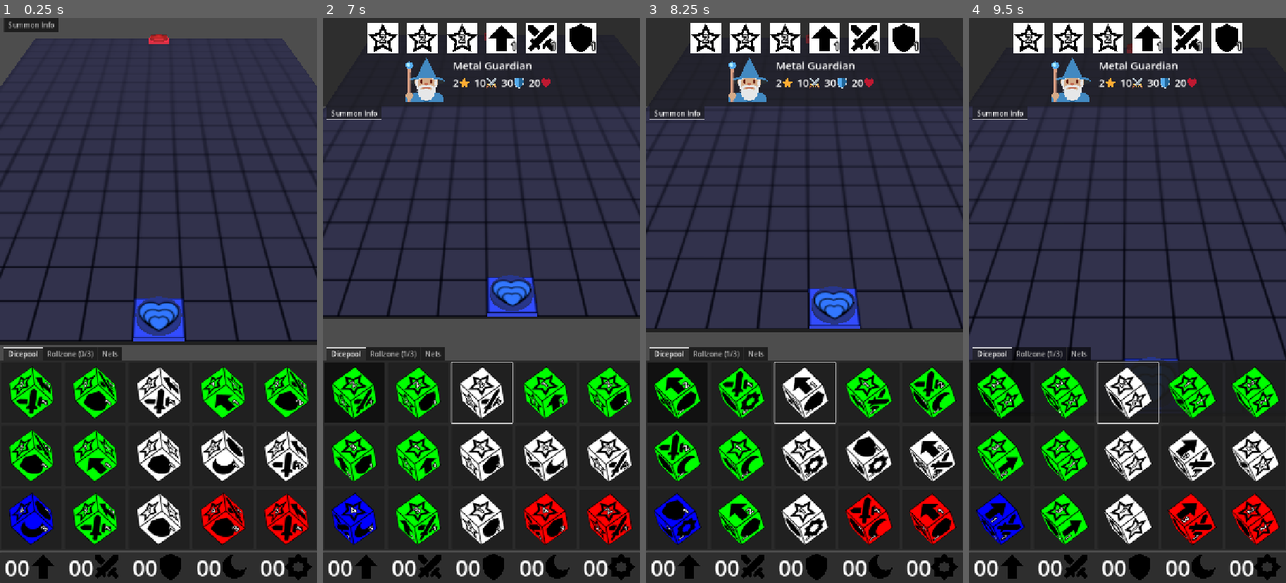
Above: before the commit, frames 1-4 (left to right).
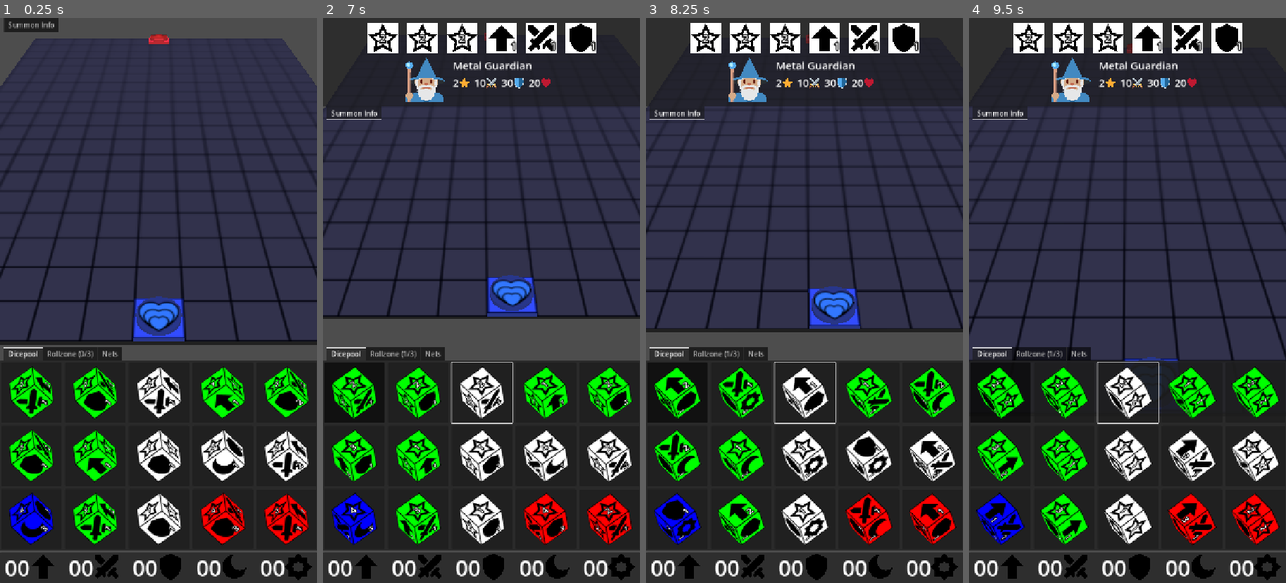
Above: after the commit, the same moments.

Repository: francocurotto/DDMre
Game: Godot game, scene res://scenes/duel.tscn
Two runs of this game, one before a commit and one after it. Both use one fixed random seed, a clock stepped at 60 frames per second and the inputs below.
Inputs (mouse positions are in pixels of both pictures, inside the frame that each line leads up to):
- Up to frame 1 (0.25 s): no input
- Up to frame 2 (7 s): click (354, 390) at 0.52 s; click (354, 390) at 1.27 s; click (354, 390) at 2.02 s; move the mouse to (551, 272) at 2.77 s; click (551, 272) at 2.92 s; drag from (418, 328) to (465, 413) at 3.52 s; move the mouse to (513, 176) at 4.27 s; click (513, 176) at 4.42 s; drag from (465, 413) to (386, 215) at 5.02 s; move the mouse to (576, 385) at 5.77 s; click (576, 385) at 5.92 s; drag from (386, 215) to (433, 159) at 6.52 s
- Up to frame 3 (8.25 s): move the mouse to (820, 300) at 7.27 s; click (820, 300) at 7.42 s; drag from (756, 159) to (741, 328) at 8.02 s
- Up to frame 4 (9.5 s): move the mouse to (1197, 272) at 8.77 s; click (1197, 272) at 8.92 s

The runs differ from the first frame. In frame 1, 0.1% of the frame differs, in the area x 42-59%, y 4-58%; in frame 2, 0.1%; in frame 3, less than 0.1%; in frame 4, less than 0.1%.

Commit message:
finish dimension

Diff:
--- /dev/null
+++ b/source/assets/MATERIAL_P0.tres
@@ -0,0 +1,7 @@
+[gd_resource type="StandardMaterial3D" format=3 uid="uid://cs71xixptxmia"]
+
+[resource]
+albedo_color = Color(0.814757, 0.484969, 3.85046e-07, 1)
+emission_enabled = true
+emission = Color(1, 1, 1, 1)
+emission_energy_multiplier = 0.0
--- a/source/globals/globals.gd
+++ b/source/globals/globals.gd
@@ -33,9 +33,11 @@
 	"WARRIOR"     : Color(0.0, 0.0, 1.0),
 	"ITEM"        : Color(0.2, 0.2, 0.2)
 }
-const MATERIAL_P1 = preload("res://assets/MATERIAL_P1.tres")
-const MATERIAL_P2 = preload("res://assets/MATERIAL_P2.tres")
-const PLAYER_MATERIALS = {1: MATERIAL_P1, 2: MATERIAL_P2}
+const PLAYER_MATERIALS = [
+	preload("res://assets/MATERIAL_P0.tres"),
+	preload("res://assets/MATERIAL_P1.tres"),
+	preload("res://assets/MATERIAL_P2.tres"),
+]
 #endregion
 
 #region public variables
--- a/source/scenes/dice/dice.gd
+++ b/source/scenes/dice/dice.gd
@@ -140,6 +140,7 @@
 
 func unfold(net):
 	dimension_started.emit()
+	$Summon.visible = true
 	var tween = create_tween()
 	tween.tween_property(self, "position:y", Globals.DIMDICE_HEIGHT, 0.1)
 	tween.set_trans(Tween.TRANS_SINE)
@@ -152,6 +153,7 @@
 	for pivot in pivots:
 		pivot.unfold(tween, pivot.sequence==pivot_sequence)
 		pivot_sequence = pivot.sequence
+	tween.set_parallel(false)
 	summon.tween_dimension(tween)
 	await tween.finished
 	dimension_finished.emit()
--- a/source/scenes/dice/dice.tscn
+++ b/source/scenes/dice/dice.tscn
@@ -44,3 +44,4 @@
 
 [node name="Summon" parent="." instance=ExtResource("7_2tv1o")]
 transform = Transform3D(1, 0, 0, 0, 1, 0, 0, 0, 1, 0, -0.4, 0)
+visible = false
--- a/source/scenes/dungeon/tiles/path_tile/path_tile.gd
+++ b/source/scenes/dungeon/tiles/path_tile/path_tile.gd
@@ -51,8 +51,8 @@
 func set_player():
 	# set player color
 	$Icon.modulate = COLORLIST[player]
-	var material = $MeshInstance3D.get_surface_override_material(0)
-	material.albedo_color = COLORLIST[player]
+	var material = Globals.PLAYER_MATERIALS[player].duplicate()
+	$MeshInstance3D.set_surface_override_material(0, material)
 	# set mpnster lord
 	if $DungobjContainer.get_child_count() >= 1:
 		$DungobjContainer.get_child(0).queue_free()
--- a/source/scenes/dungeon/tiles/path_tile/path_tile.tscn
+++ b/source/scenes/dungeon/tiles/path_tile/path_tile.tscn
@@ -9,9 +9,11 @@
 [sub_resource type="BoxMesh" id="BoxMesh_qq1gj"]
 size = Vector3(0.99, 0.1, 0.99)
 
-[sub_resource type="StandardMaterial3D" id="StandardMaterial3D_u3egs"]
-resource_local_to_scene = true
-albedo_color = Color(0.2, 0.3, 1, 1)
+[sub_resource type="StandardMaterial3D" id="StandardMaterial3D_0rpk2"]
+albedo_color = Color(0.138696, 0.216369, 0.612762, 1)
+emission_enabled = true
+emission = Color(1, 1, 1, 1)
+emission_energy_multiplier = 0.0
 
 [node name="PathTile" type="StaticBody3D"]
 collision_layer = 4
@@ -25,7 +27,7 @@
 [node name="MeshInstance3D" type="MeshInstance3D" parent="."]
 transform = Transform3D(1, 0, 0, 0, 1, 0, 0, 0, 1, 0, 0.05, 0)
 mesh = SubResource("BoxMesh_qq1gj")
-surface_material_override/0 = SubResource("StandardMaterial3D_u3egs")
+surface_material_override/0 = SubResource("StandardMaterial3D_0rpk2")
 
 [node name="Icon" type="Sprite3D" parent="."]
 transform = Transform3D(1, 0, 0, 0, 1, 0, 0, 0, 1, 0, 0.101, 0)
--- a/source/scenes/dungobj/summon/summon.gd
+++ b/source/scenes/dungobj/summon/summon.gd
@@ -1,5 +1,9 @@
 @tool
 extends Node3D
+
+#region constants
+const SUMMON_TIME = 1.0
+#endregion
 
 #region export variables
 @export_range(1, 2, 1) var player : int = 1 :
@@ -73,10 +77,11 @@
 	set_pre_dimension()
 
 func tween_dimension(tween):
-	tween.tween_property(material, "emission_energy_multiplier", 0.0, 0.5)
-	tween.tween_property($SummonOverhead, "alpha", 1.0, 0.5)
-	tween.tween_property($Body/Icon1, "modulate:a", 1.0, 0.5)
-	tween.tween_property($Body/Icon2, "modulate:a", 1.0, 0.5)
+	tween.tween_property(material, "emission_energy_multiplier", 0.0, SUMMON_TIME)
+	tween.set_parallel(true)
+	tween.tween_property($SummonOverhead, "alpha", 1.0, SUMMON_TIME)
+	tween.tween_property($Body/Icon1, "modulate:a", 1.0, SUMMON_TIME)
+	tween.tween_property($Body/Icon2, "modulate:a", 1.0, SUMMON_TIME)
 #endregion
 
 #region private functions
--- a/source/scenes/dungobj/summon/summon.tscn
+++ b/source/scenes/dungobj/summon/summon.tscn
@@ -37,4 +37,4 @@
 texture = ExtResource("2_05ifw")
 
 [node name="SummonOverhead" parent="." instance=ExtResource("3_fwims")]
-transform = Transform3D(1, 0, 0, 0, 1, 0, 0, 0, 1, 0, 0.86, 0)
+transform = Transform3D(1, 0, 0, 0, 1, 0, 0, 0, 1, 0, 0.9, 0)
--- a/source/scenes/dungobj/summon/summon_overhead/overhead_side/overhead_attr/overhead_attr.tscn
+++ b/source/scenes/dungobj/summon/summon_overhead/overhead_side/overhead_attr/overhead_attr.tscn
@@ -7,15 +7,13 @@
 script = ExtResource("1_fmxq2")
 
 [node name="AttrIcon" type="Sprite3D" parent="."]
-transform = Transform3D(1, 0, 0, 0, 1, 0, 0, 0, 1, -0.0500558, 0, 0)
-pixel_size = 0.0002
+transform = Transform3D(1, 0, 0, 0, 1, 0, 0, 0, 1, -0.1, 0, 0)
+pixel_size = 0.0004
 double_sided = false
 texture = ExtResource("1_q1fgw")
 region_rect = Rect2(0, 96.61, 0, 0)
 
 [node name="AttrValue" type="Label3D" parent="."]
-transform = Transform3D(1, 0, 0, 0, 1, 0, 0, 0, 1, 0.05, 0, 0)
+transform = Transform3D(1, 0, 0, 0, 1, 0, 0, 0, 1, 0.1, 0, 0)
 double_sided = false
 text = "10"
-font_size = 16
-outline_size = 6
--- a/source/scenes/dungobj/summon/summon_overhead/overhead_side/overhead_side.tscn
+++ b/source/scenes/dungobj/summon/summon_overhead/overhead_side/overhead_side.tscn
@@ -7,11 +7,11 @@
 script = ExtResource("1_8o1ho")
 
 [node name="Attack" parent="." instance=ExtResource("1_483au")]
-transform = Transform3D(1, 0, 0, 0, 1, 0, 0, 0, 1, -0.21, 0, 0)
+transform = Transform3D(1, 0, 0, 0, 1, 0, 0, 0, 1, -0.41, 0, 0)
 
 [node name="Defense" parent="." instance=ExtResource("1_483au")]
 attr = "DEFENSE"
 
 [node name="Health" parent="." instance=ExtResource("1_483au")]
-transform = Transform3D(1, 0, 0, 0, 1, 0, 0, 0, 1, 0.21, 0, 0)
+transform = Transform3D(1, 0, 0, 0, 1, 0, 0, 0, 1, 0.41, 0, 0)
 attr = "HEALTH"
Not shown, changed: TODO.md
